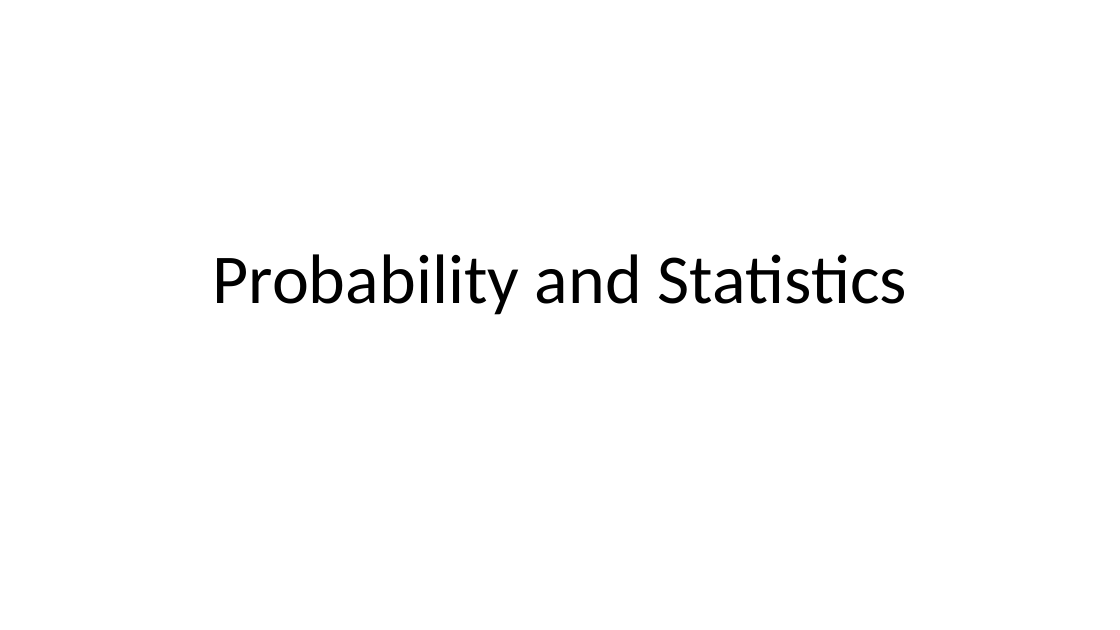
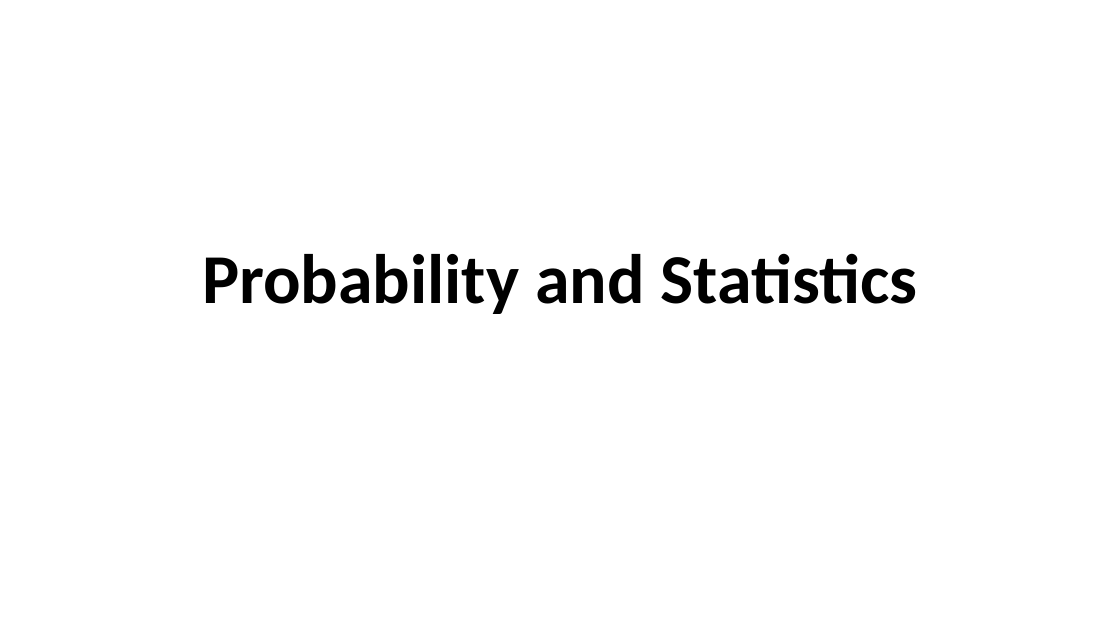
Before and after one commit to MarcoCalbucci/DataAnalytics, a slide deck: slide 1 of Probability_Statistics/Probability_Statistics_intro.pptx. Drawn at 1120x630 pixels with LibreOffice and Linux fonts; fonts in the diff are those of the drawing. Boxes give left, top, right and bottom in pixels: in the first picture for what was removed or moved away, otherwise in the second. Text is boxed around its words. In the diff, an @@ line names an element or a change of style, - is before the commit and + after.

Commit message:
Probability_Statistics_intro.pptx: aggiunto summary

```diff
--- a/Probability_Statistics/Probability_Statistics_intro.pptx
+++ b/Probability_Statistics/Probability_Statistics_intro.pptx
@@ title "Probability and Statistics" at (202, 253, 917, 314): bold on @@
```
Also in this commit, not shown: 2 other slides changed, 2 slides added.
